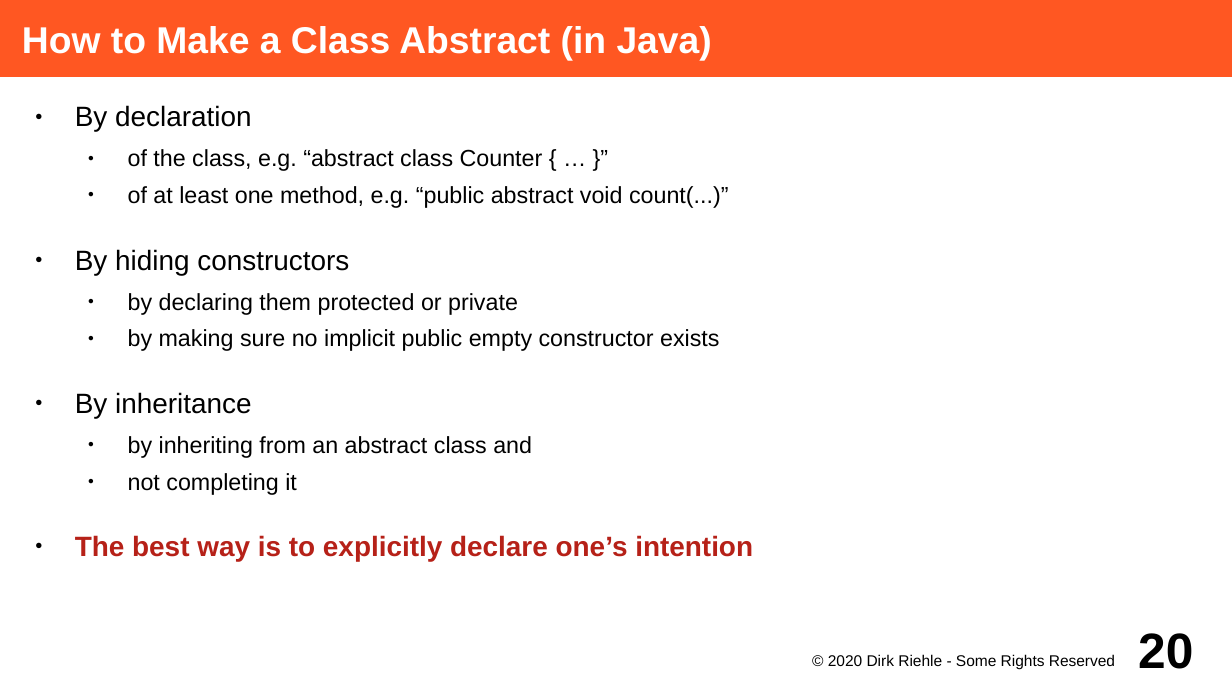
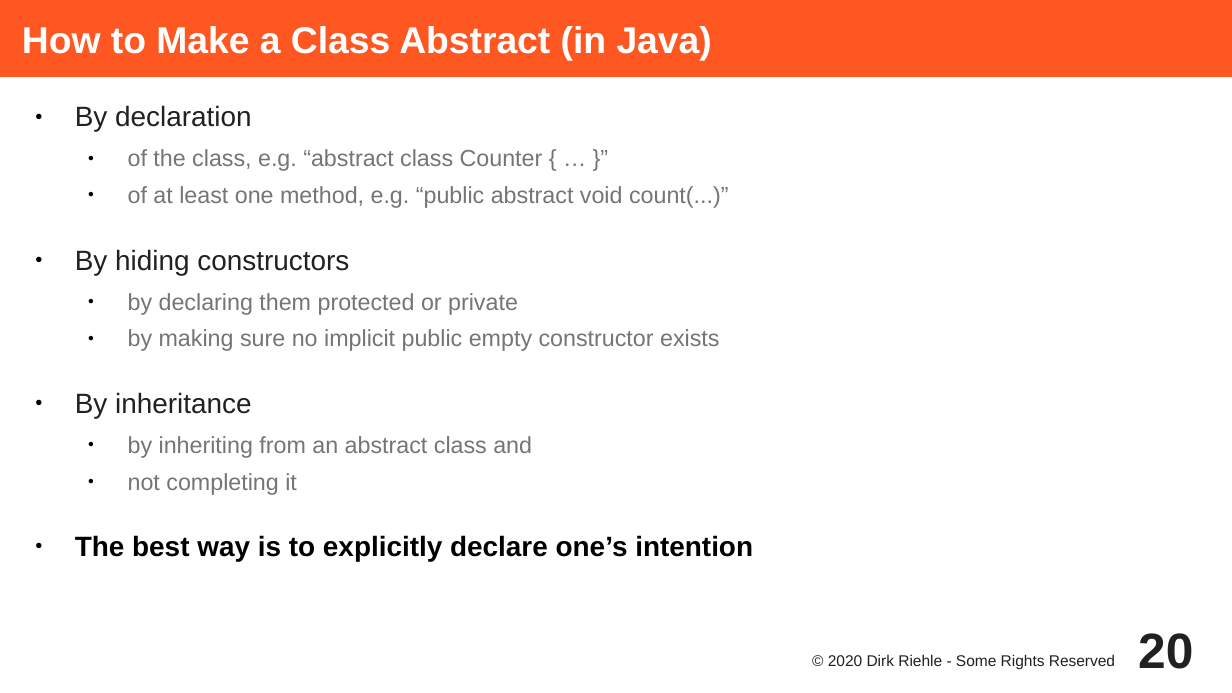
Before and after one commit to dirkriehle/adap-course, a slide deck: slide 20 of Lecture Slides/ADAP C04 - Subtyping and Inheritance.odp. Drawn at 1232x693 pixels with LibreOffice and Linux fonts; fonts in the diff are those of the drawing. Boxes give left, top, right and bottom in pixels: in the first picture for what was removed or moved away, otherwise in the second. Text is boxed around its words. In the diff, an @@ line names an element or a change of style, - is before the commit and + after.

```diff
--- a/Lecture Slides/ADAP C04 - Subtyping and Inheritance.odp
+++ b/Lecture Slides/ADAP C04 - Subtyping and Inheritance.odp
@@ text "By declaration" at [75,105,753,561]: text colour #000000 to #212121 in "By declaration", "By hiding constructors", "By inheritance"; text colour #000000 to #757575 in "of the class, e.g. “abstract class Counter ...", "of at least one method, e.g. “public ...", "by declaring them protected or private", "by making sure no implicit public empty ..." and 2 more places; text colour #B62118 to #000000 in "The best way is to explicitly declare ..." @@
@@ page number at [1138,633,1193,669]: text colour #000000 to #212121 @@
@@ text "© 2020 Dirk Riehle - ..." at [828,654,1115,670]: text colour #000000 to #212121 @@
```
Also in this commit, not shown: 31 other slides changed, 12 other files.
